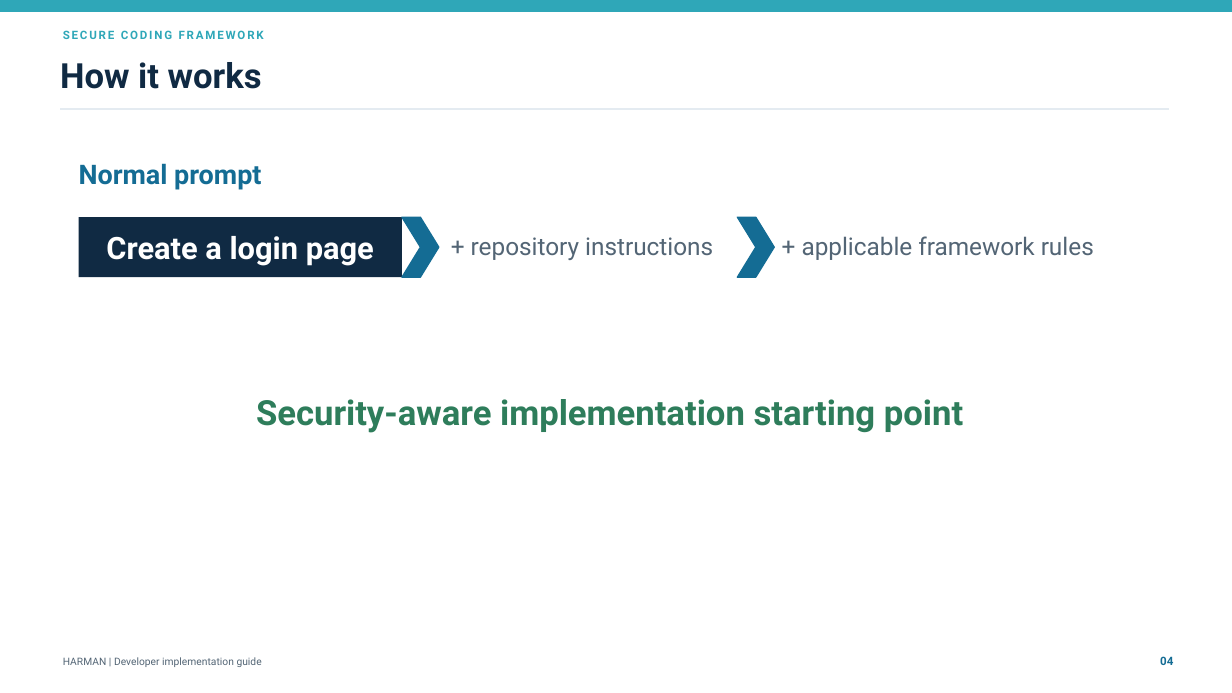
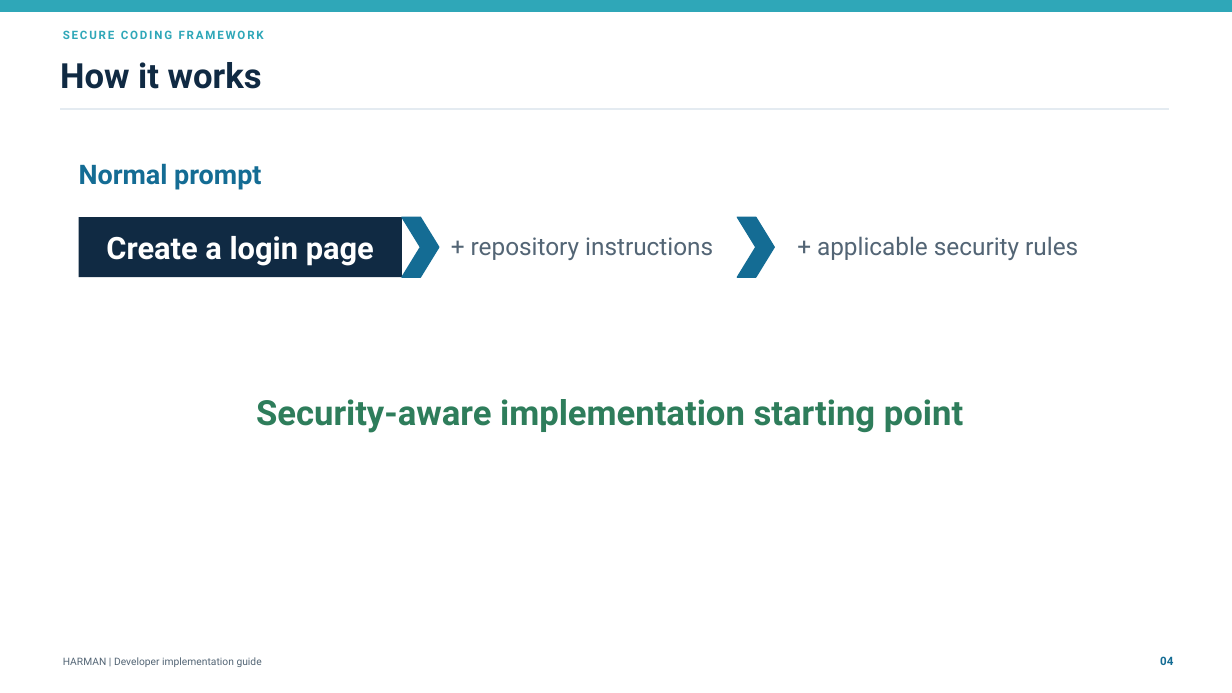
Before and after one commit to cyberintruder/VSCodePlugin-for-Securing-LLM-Prompts, a slide deck: slide 4 of docs/secure-coding-framework-developer-presentation-organized-v3.pptx. Drawn at 1232x693 pixels with LibreOffice and Linux fonts; fonts in the diff are those of the drawing. Boxes give left, top, right and bottom in pixels: in the first picture for what was removed or moved away, otherwise in the second. Text is boxed around its words. In the diff, an @@ line names an element or a change of style, - is before the commit and + after.

```diff
--- a/docs/secure-coding-framework-developer-presentation-organized-v3.pptx
+++ b/docs/secure-coding-framework-developer-presentation-organized-v3.pptx
@@ text at (817, 236, 1078, 260): text changed @@
-+ applicable framework rules
++ applicable security rules
```
Also in this commit, not shown: 3 other slides changed, 2 other files.
